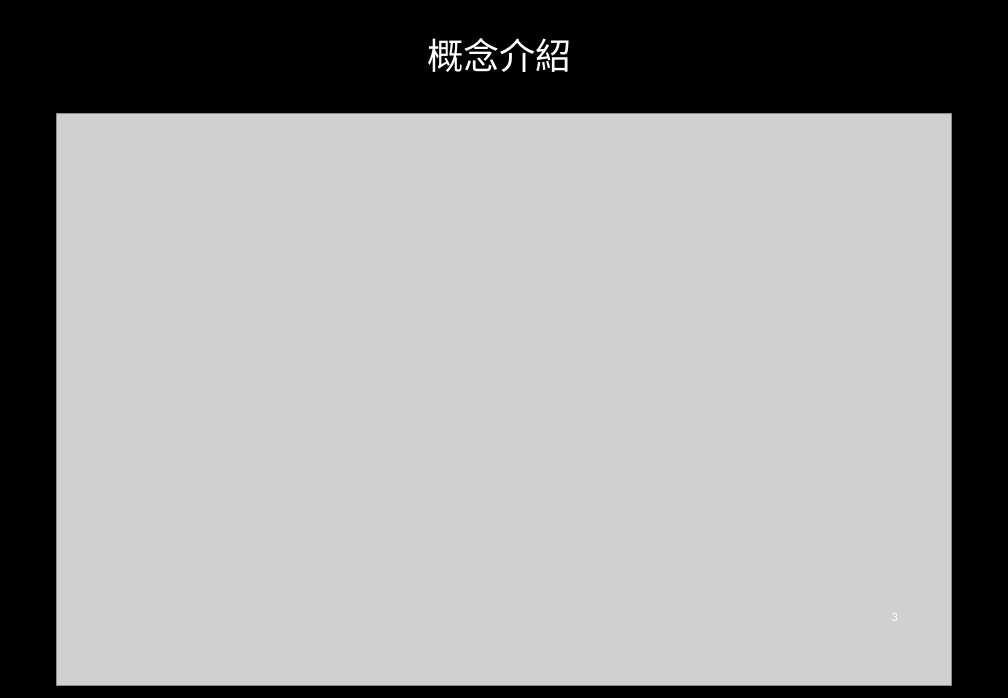
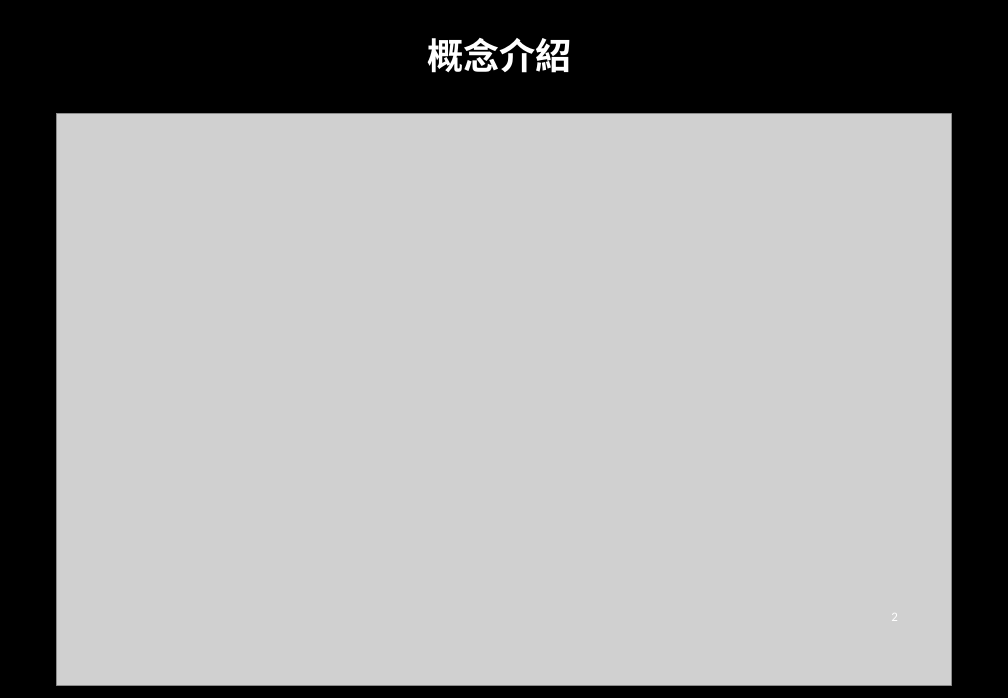
Before and after one commit to aishop07/something-of-project, a slide deck: slide 2 of 期末投影片.pptx (slide 3 before the commit). Drawn at 1008x698 pixels with LibreOffice and Linux fonts; fonts in the diff are those of the drawing; grey boxes stand for pictures; background and template pictures are left out. Boxes give left, top, right and bottom in pixels: in the first picture for what was removed or moved away, otherwise in the second. Text is boxed around its words. In the diff, an @@ line names an element or a change of style, - is before the commit and + after.

```diff
--- a/期末投影片.pptx
+++ b/期末投影片.pptx
@@ title "概念介紹" at bbox=[427, 38, 572, 73]: bold on @@
```
Also in this commit, not shown: 7 other slides changed, 9 slides added, 1 slide removed.
